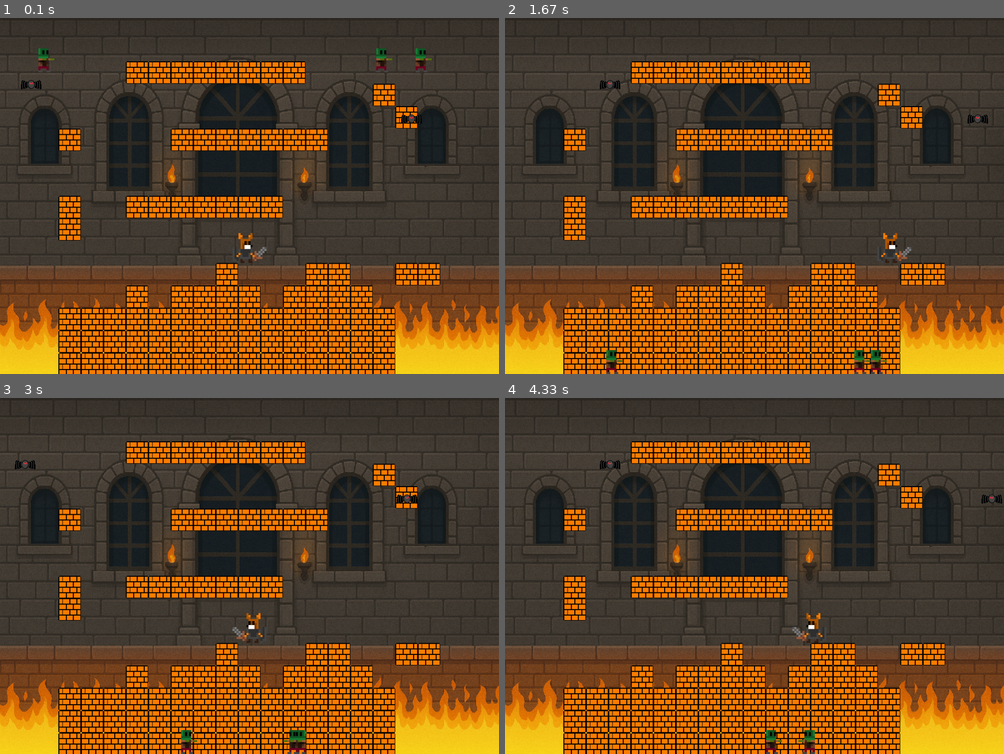
Above: before the commit, frames 1-4 (two rows, left to right).
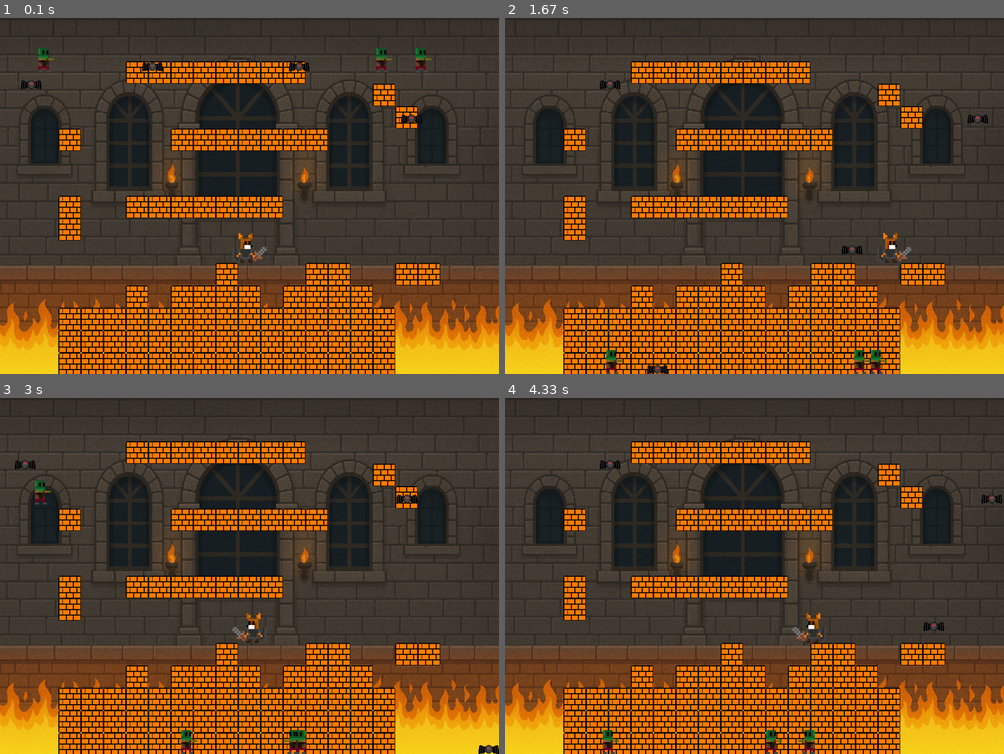
Above: after the commit, the same moments.

Repository: Victor-LP/pygame
Game: pygame game, started from CastleInsper.py
The game is run twice, just before and just after one commit, with the same random seed, the same clock (stepped at 60 frames per second) and the same inputs.
Inputs:
- Up to frame 1 (0.1 s): no input
- Up to frame 2 (1.67 s): hold D 0.33-0.8 s; hold W 0.83-1.13 s; hold D 1.17-1.63 s
- Up to frame 3 (3 s): hold A 1.67-2.2 s; hold A 2.23-2.63 s; tap Space at 2.67 s
- Up to frame 4 (4.33 s): hold D 3.4-4.03 s; tap Space at 3.47, 3.77, 4.13 s; hold A from 4.07 s (still down)

The runs differ from the first frame. In frame 1, 0.2% of the frame differs, in the area x 28-62%, y 12-16%; in frame 2, 0.1%; in frame 3, 0.2%, in the area x 7-100%, y 23-100%; in frame 4, 0.2%.

Commit message:
Skeleton (Sprite Morçego)

Diff:
--- a/game.py
+++ b/game.py
@@ -3,7 +3,7 @@
 import pygame
 from config import FPS, WIDTH, HEIGHT, BLACK, YELLOW, RED, GRAY, BLOCK_WIDTH, BLOCK_HEIGHT
 from assets import load_assets, PLAYER_IMG, BLOCK_IMG, BACKGROUND_IMG
-from sprites import Player, Zombie, Bat, Tile, MAP, BLOCK
+from sprites import Player, Zombie, Bat, Skeleton, Tile, MAP, BLOCK
 
 def game_screen(window):
     clock = pygame.time.Clock()
@@ -55,7 +55,11 @@
     bat2 = Bat(groups, assets)
     all_sprites.add(bat1, bat2)
     all_enemies.add(bat1, bat2)
-
+#Skeleton
+    skeleton1 = Skeleton(groups, assets)
+    skeleton2 = Skeleton(groups, assets)
+    all_sprites.add(skeleton1, skeleton2)
+    all_enemies.add(skeleton1, skeleton2)
     running = True
     keys_down = {}
     pygame.key.set_repeat(1, 10)
--- a/sprites.py
+++ b/sprites.py
@@ -222,6 +222,76 @@
     def move_to_player(self, player, assets):
         return
 
+class Skeleton(pygame.sprite.Sprite):
+    def __init__(self, groups, assets):
+        pygame.sprite.Sprite.__init__(self)
+        self.assets = assets
+        self.image = assets[BAT_IMG]
+        self.mask = pygame.mask.from_surface(self.image)
+        self.rect = self.mask.get_rect()
+        self.rect.centerx = random.randint(0, WIDTH)
+        self.rect.bottom = 100
+        self.speedx = 0
+        self.vel_y = 0
+        self.on_ground = False
+
+        self.groups = groups
+        self.blocks = groups["all_blocks"]
+        self.direction = 1
+
+        self.run_speed = 4
+        self.jump_power = -18
+
+        self.skeleton_aggro = 350
+        self.min_jump_range = 30
+        self.jump_cooldown = 1250
+        self.last_jump = 0
+
+    def update(self):
+        self.rect.x += int(self.speedx)
+        self.vel_y += GRAVITY
+        self.rect.y += int(self.vel_y)
+
+        if self.rect.right > WIDTH:
+            self.rect.right = WIDTH
+        if self.rect.left < 0:
+            self.rect.left = 0
+        if self.rect.top < 0:
+            self.rect.top = 0
+        if self.rect.bottom > HEIGHT:
+            self.rect.bottom = HEIGHT
+            self.vel_y = 0
+            self.on_ground = True
+
+        if self.direction == -1:
+            self.image = pygame.transform.flip(self.assets[BAT_IMG], True, False)
+        else:
+            self.image = self.assets[BAT_IMG]
+
+    def move_to_player(self, player, assets):
+        now = pygame.time.get_ticks()
+
+        dx = player.rect.centerx - self.rect.centerx
+        adx = abs(dx)
+
+        can_pounce = (
+            self.on_ground
+            and (self.min_jump_range < adx <= self.skeleton_aggro)
+            and (now - self.last_jump >= self.jump_cooldown)
+        )
+
+        if can_pounce:
+            if dx > 0:
+                self.direction = 1
+            else:
+                self.direction = -1
+            self.speedx = self.run_speed * self.direction
+            self.vel_y = self.jump_power
+            self.last_jump = now
+        else:
+            if self.on_ground and abs(self.speedx) < 0.4:
+                self.speedx = 0
+
 
 class Attack(pygame.sprite.Sprite):
     def __init__(self, assets, x, y, direction):
